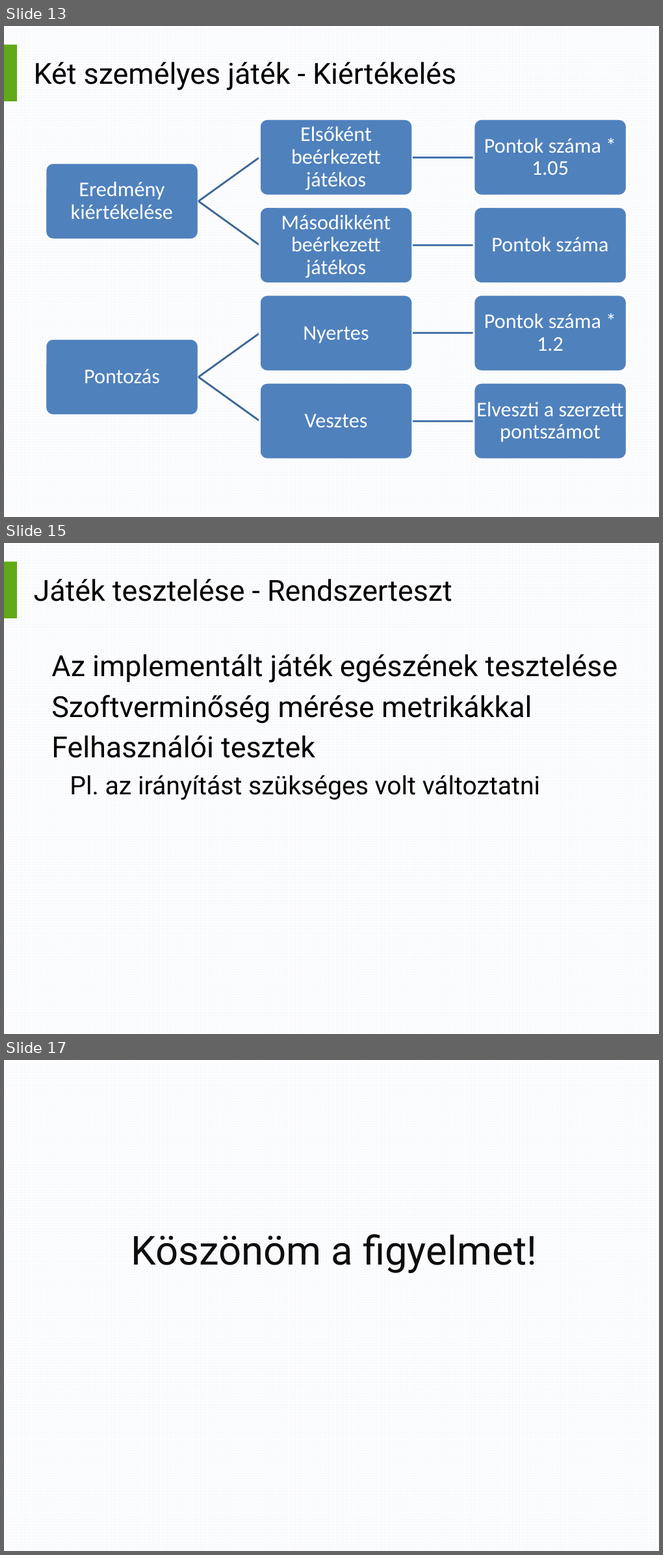
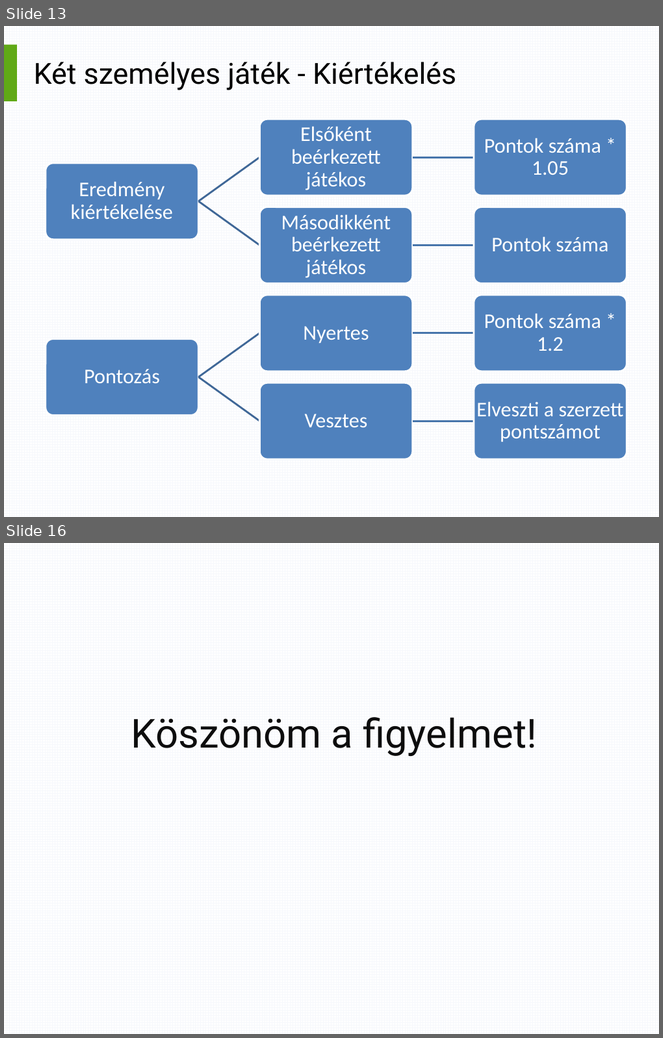
Before and after one commit to trnktms/ScarFly, a slide deck: ScarFly/Docs/Presentation.pptx. Shown one above the other, each under a label of ours: slides 13, 15 and 17 before the commit, slides 13 and 16 after it; the slides between them are not shown. The pictures are 663x1555 and 663x1038 pixels, drawn with LibreOffice and Linux fonts; fonts in the diff are those of the drawing. Boxes give left, top, right and bottom in pixels: in the first picture for what was removed or moved away, otherwise in the second. Text is boxed around its words. In the diff, an @@ line names an element or a change of style, - is before the commit and + after.

```diff
--- a/ScarFly/Docs/Presentation.pptx
+++ b/ScarFly/Docs/Presentation.pptx
@@ slide 15 removed at <box>4,543,659,1034</box>, background pattern #F6F8FC on #FFFFFF; not listed: 1 template element that a slide beside it also shows @@
@@ title removed at <box>34,579,452,601</box> @@
-Játék tesztelése - Rendszerteszt
@@ text removed at <box>51,654,618,800</box> @@
-Az implementált játék egészének tesztelése
-Szoftverminőség mérése metrikákkal
-Felhasználói tesztek
-  Pl. az irányítást szükséges volt változtatni
@@ what was slide 17 is now slide 16 @@
```
Also in this commit, not shown: 3 slides changed, 24 other files.
